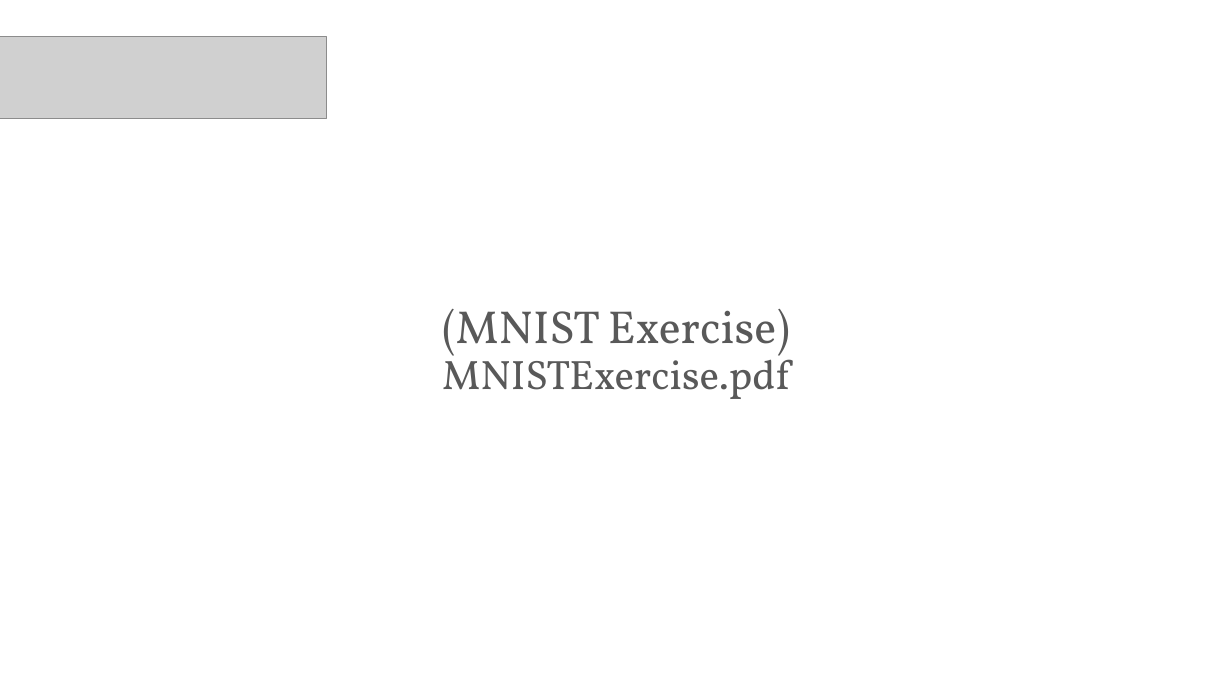
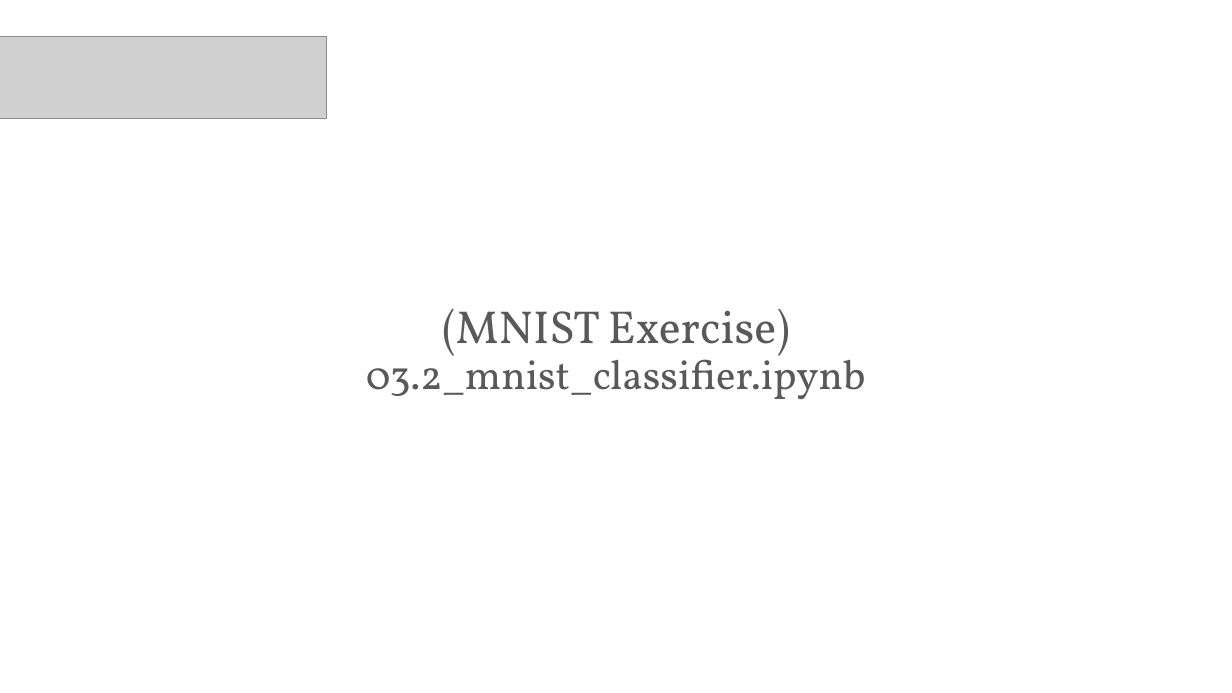
Before and after one commit to PracticumAI/deep_learning, a slide deck: slide 29 of presentations/03_gradient_descent.pptx. Drawn at 1232x693 pixels with LibreOffice and Linux fonts; fonts in the diff are those of the drawing; grey boxes stand for pictures. Boxes give left, top, right and bottom in pixels: in the first picture for what was removed or moved away, otherwise in the second. Text is boxed around its words. In the diff, an @@ line names an element or a change of style, - is before the commit and + after.

```diff
--- a/presentations/03_gradient_descent.pptx
+++ b/presentations/03_gradient_descent.pptx
@@ text at (366,350,866,399): text changed @@
-MNISTExercise.pdf
+03.2_mnist_classifier.ipynb
```
Also in this commit, not shown: 3 other files.
